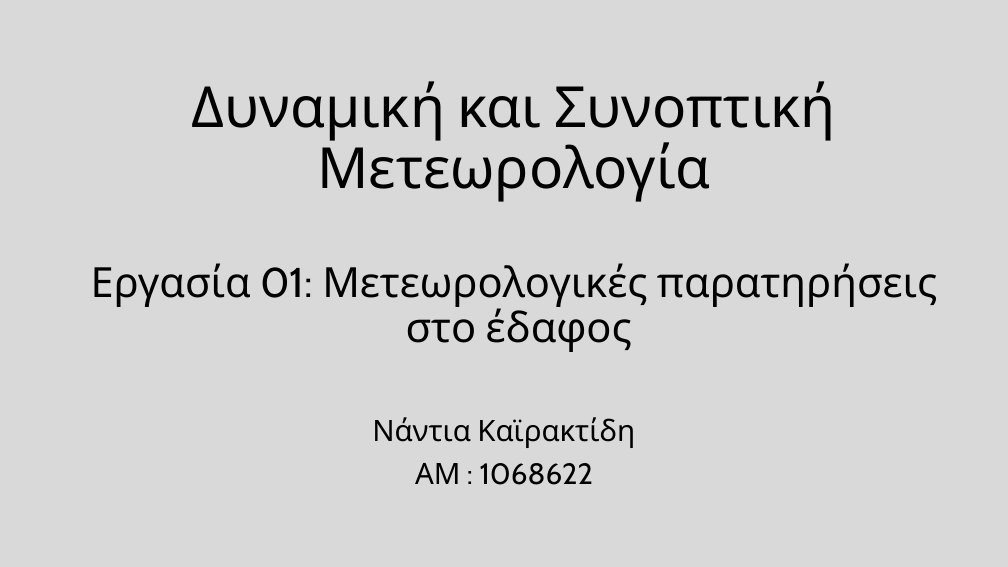
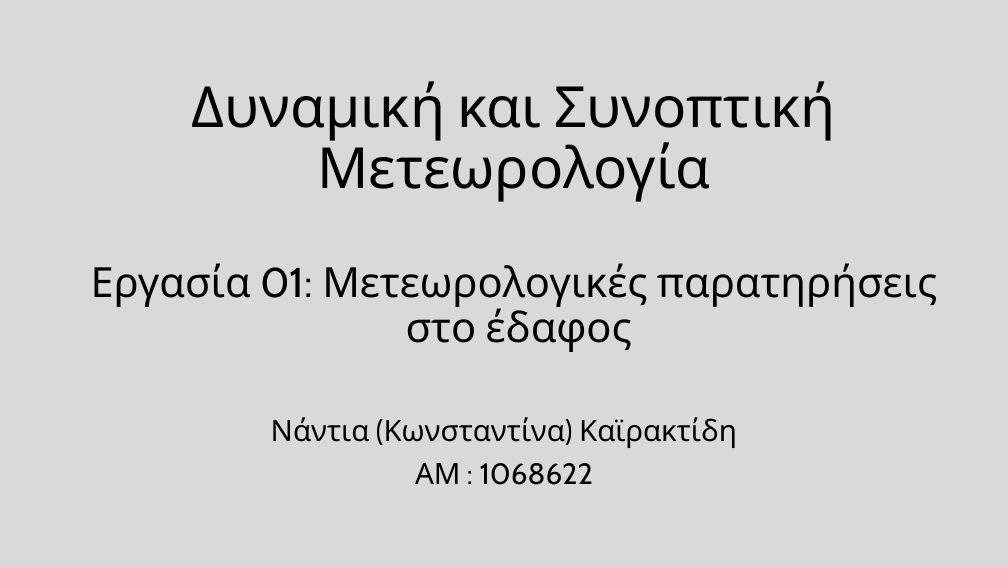
Before and after one commit to nadezsha/MSc---Applied-Meteorology-and-Environmental-Physics, a slide deck: slide 1 of Synoptic and Dynamic Meteorology/training_task/01ΜeteorologicalObservationsOnTheGround.pptx. Drawn at 1008x567 pixels with LibreOffice and Linux fonts; fonts in the diff are those of the drawing. Boxes give left, top, right and bottom in pixels: in the first picture for what was removed or moved away, otherwise in the second. Text is boxed around its words. In the diff, an @@ line names an element or a change of style, - is before the commit and + after.

```diff
--- a/Synoptic and Dynamic Meteorology/training_task/01ΜeteorologicalObservationsOnTheGround.pptx
+++ b/Synoptic and Dynamic Meteorology/training_task/01ΜeteorologicalObservationsOnTheGround.pptx
@@ subtitle at [271, 417, 737, 448]: text changed @@
-Νάντια Καϊρακτίδη
+Νάντια (Κωνσταντίνα) Καϊρακτίδη
```
Also in this commit, not shown: 18 other slides changed, 5 slides added.
